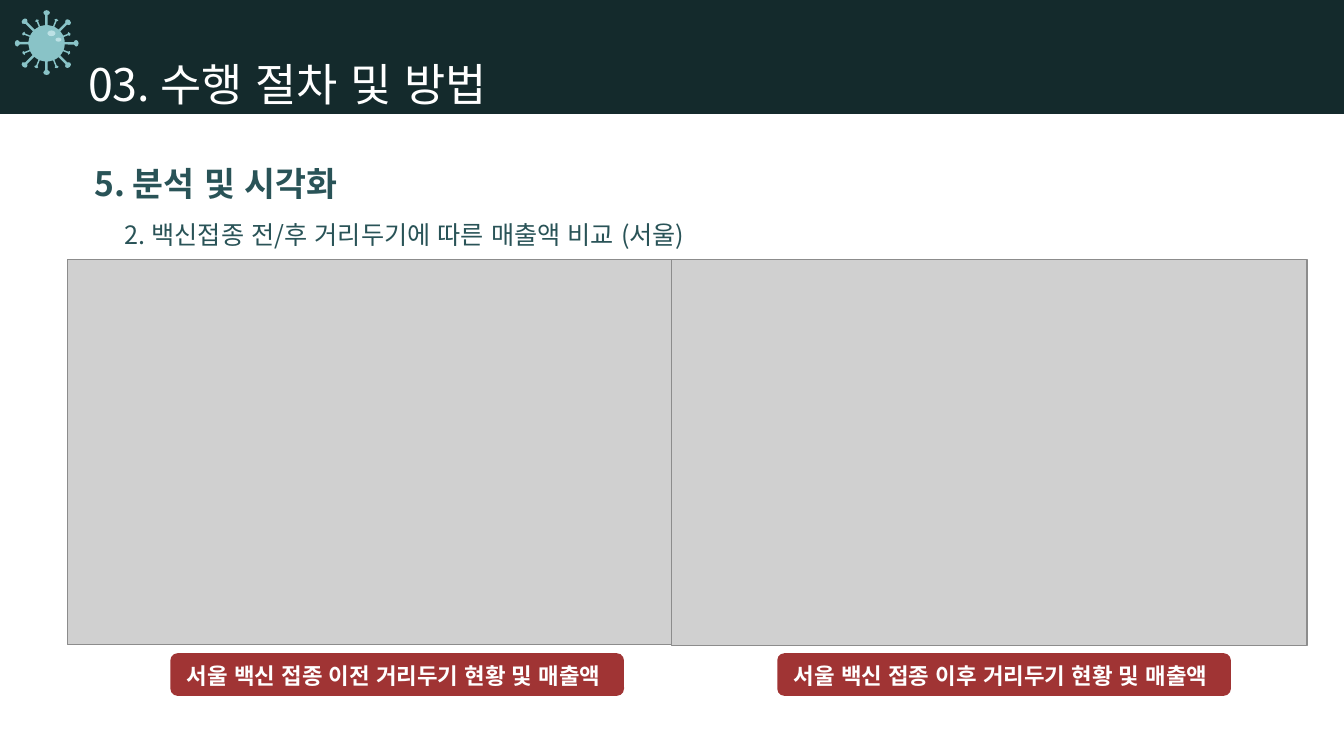
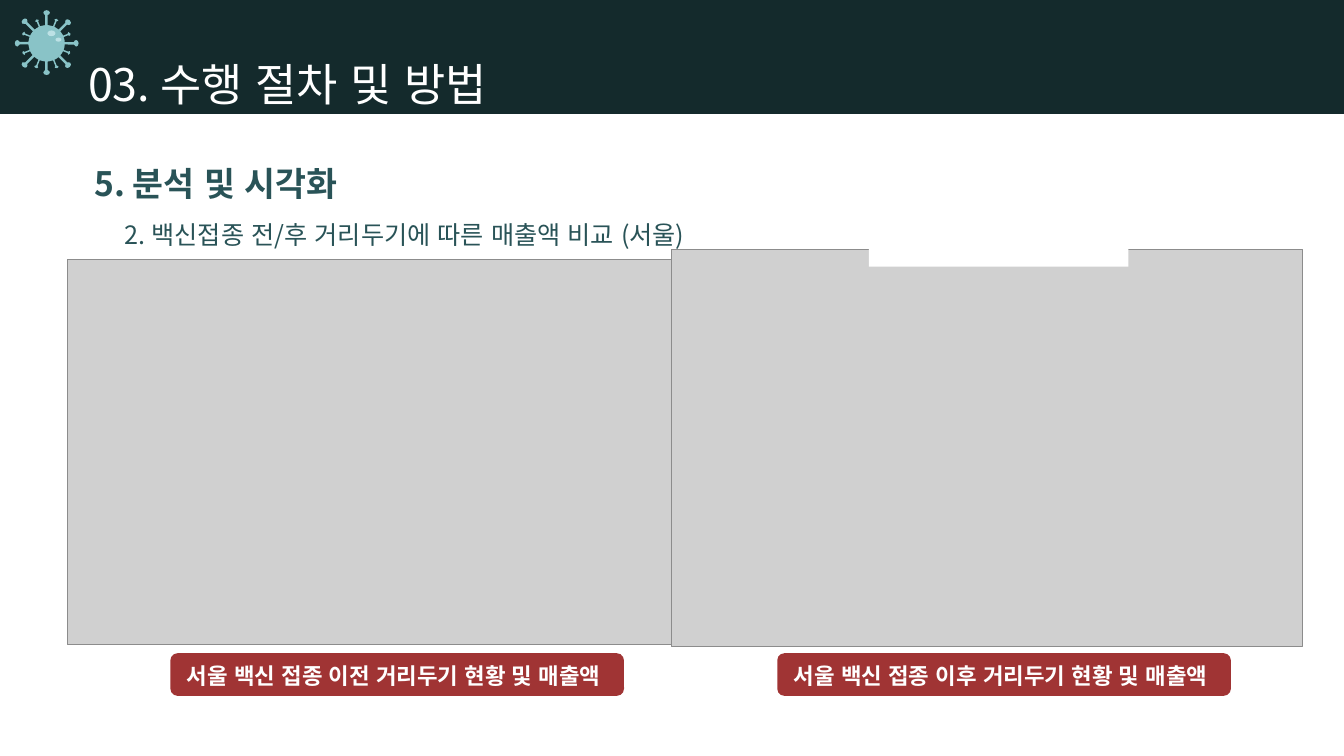
Before and after one commit to vvspearlvvs/MultiCampus_Project, a slide deck: slide 14 of 0.최종코드/최종발표자료_최종.pptx. Drawn at 1344x756 pixels with LibreOffice and Linux fonts; fonts in the diff are those of the drawing; grey boxes stand for pictures. Boxes give left, top, right and bottom in pixels: in the first picture for what was removed or moved away, otherwise in the second. Text is boxed around its words. In the diff, an @@ line names an element or a change of style, - is before the commit and + after.

```diff
--- a/0.최종코드/최종발표자료_최종.pptx
+++ b/0.최종코드/최종발표자료_최종.pptx
@@ picture: place and size @@
-picture at bbox=[673, 259, 1308, 645]
+picture at bbox=[673, 249, 1304, 646]
@@ rectangle added at bbox=[869, 240, 1128, 267], fill #FFFFFF @@
```
Also in this commit, not shown: 4 other slides changed.
